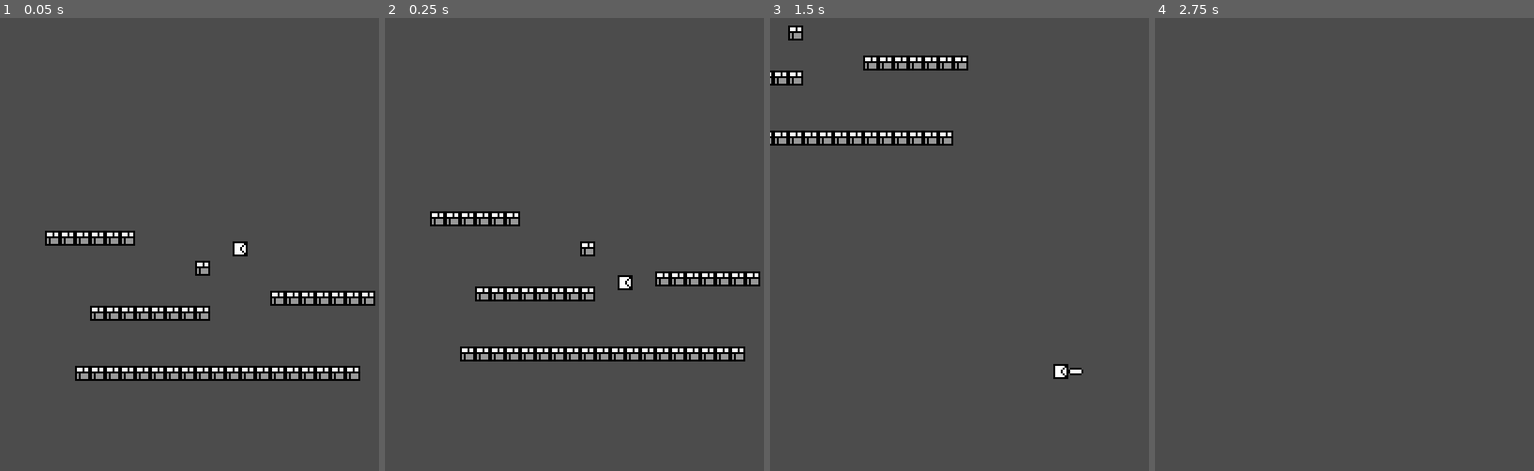
Above: before the commit, frames 1-4 (left to right).
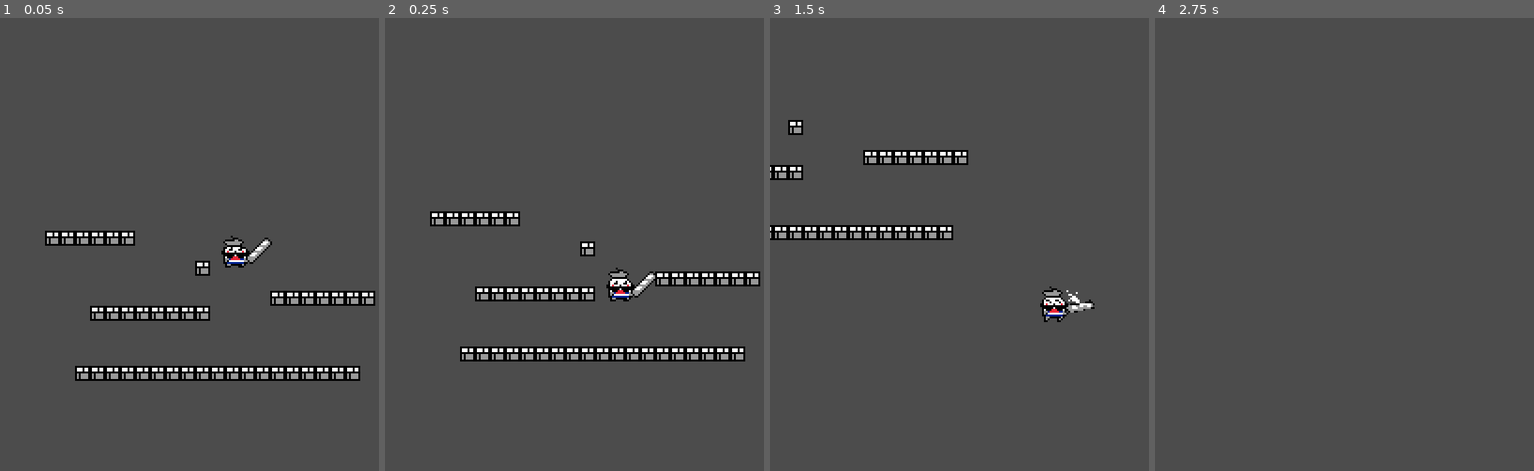
Above: after the commit, the same moments.

Repository: veevoy/Revolution
Game: Godot game, scene res://World.tscn
Two runs of this game, one before a commit and one after it. Both use one fixed random seed, a clock stepped at 60 frames per second and the inputs below.
Inputs:
- Up to frame 1 (0.05 s): no input
- Up to frame 2 (0.25 s): no input
- Up to frame 3 (1.5 s): hold Space (attack) 0.53-1.28 s; hold Right (ui_right) from 0.53 s (still down); tap Up (ui_up) at 0.77 s; tap Space (attack) at 1.35 s
- Up to frame 4 (2.75 s): tap Up (ui_up) at 1.52 s; release Right (ui_right) at 2.03 s; hold Left (ui_left) from 2.03 s (still down); hold Space (attack) from 2.03 s (still down)

The runs differ from the first frame. In frame 1, 0.5% of the frame differs, in the area x 58-72%, y 48-56%; in frame 2, 0.5%; in frame 3, 6.6%, in the area x 0-86%, y 1-80%; in frame 4, nothing differs.

Commit message:
Imported and setup the asset in the Godot game

Diff:
--- a/Player.gd
+++ b/Player.gd
@@ -12,16 +12,22 @@
 var velocity = Vector2()
 
 onready var my_sprite = $AnimatedSprite
+onready var my_collision = $CollisionShape2D
 onready var coy_timer = $CoyoteTimer
 onready var pre_timer = $PreemptiveTimer
 
 onready var baguette = $Baguette
-onready var baguette_sprite = $Baguette/Sprite
 onready var baguette_collision = $Baguette/CollisionShape2D
 onready var baguette_timer = $Baguette/AttackTimer
 
-func _ready():
-	baguette_timer.connect("timeout", self, "_on_BaguetteTimer_timeout")
+enum Weapon {
+	TRADITION,
+	SESAME,
+	FRENCH
+}
+
+var weapon = Weapon.TRADITION
+var attacking = false
 
 func check_jump(impulse, prev_velocity):
 	if Input.is_action_just_pressed("ui_up"): # or is_on_wall() to add wall jumps
@@ -50,12 +56,12 @@
 
 		if input_vector.x > 0:
 			my_sprite.scale.x = 1
-			baguette.position.x = 8
-			baguette_sprite.scale.x = 1
+			baguette.position.x = 10
+			my_collision.position.x = -2.5
 		elif input_vector.x < 0:
 			my_sprite.scale.x = -1
-			baguette.position.x = -8
-			baguette_sprite.scale.x = -1
+			baguette.position.x = -10
+			my_collision.position.x = 2.5
 
 	else:
 		velocity.x = move_toward(velocity.x, 0, FRICTION * delta)
@@ -63,13 +69,23 @@
 
 	velocity = move_and_slide(velocity, Vector2.UP)
 
+func set_animation(name):
+	match weapon:
+		Weapon.TRADITION:
+			my_sprite.play("Tradition"+name)
+		Weapon.SESAME:
+			my_sprite.play("Sesame"+name)
+		Weapon.FRENCH:
+			my_sprite.play("French"+name)
 
 func _unhandled_input(event):
 	if event.is_action_pressed("attack"):
-		baguette_timer.start()
-		baguette_sprite.visible = true
+		attacking = true
+		set_animation("Attack")
 		baguette_collision.disabled = false
 
-func _on_BaguetteTimer_timeout():
-	baguette_sprite.visible = false
-	baguette_collision.disabled = true
+
+func _on_AnimatedSprite_animation_finished():
+	if attacking:
+		set_animation("Idle")
+		baguette_collision.disabled = true
--- a/Player.tscn
+++ b/Player.tscn
@@ -1,11 +1,316 @@
-[gd_scene load_steps=7 format=2]
+[gd_scene load_steps=78 format=2]
 
 [ext_resource path="res://assets/placeholder char.png" type="Texture" id=1]
 [ext_resource path="res://Player.gd" type="Script" id=2]
-[ext_resource path="res://assets/placeholder baguette.png" type="Texture" id=3]
+[ext_resource path="res://Sprites/MainCharacter/WithBaguetteTradition/Attack/MainChar_WithBaguetteTradition_Attack-Sheet.png" type="Texture" id=4]
+[ext_resource path="res://Sprites/MainCharacter/WithBaguetteSesame/Attack/MainChar_WithBaguetteSesame_Attack-Sheet.png" type="Texture" id=5]
+[ext_resource path="res://Sprites/MainCharacter/WithBaguetteTradition/Idle/MainChar_WithBaguetteTradition_Idle-Sheet.png" type="Texture" id=6]
+[ext_resource path="res://Sprites/MainCharacter/WithBaguetteSesame/Idle/MainChar_WithBaguetteSesame_Idle-Sheet.png" type="Texture" id=7]
+[ext_resource path="res://Sprites/MainCharacter/withBaguetteFrancaise/Idle/MainChar_WithBaguetteFrancaise_Idle-Sheet.png" type="Texture" id=8]
+[ext_resource path="res://Sprites/MainCharacter/WithBaguetteTradition/Walk/MainChar_WithBaguetteTradition_Walk.aseprite-Sheet.png" type="Texture" id=9]
+[ext_resource path="res://Sprites/MainCharacter/WithBaguetteSesame/Walk/MainChar_WithBaguetteSesame_Walk.aseprite-Sheet.png" type="Texture" id=10]
+[ext_resource path="res://Sprites/MainCharacter/withBaguetteFrancaise/Walk/MainChar_WithBaguetteFrancaise_Walk.aseprite-Sheet.png" type="Texture" id=11]
+[ext_resource path="res://Sprites/MainCharacter/withBaguetteFrancaise/Attack/MainChar_WithBaguetteFrancaise_Attack-Sheet.png" type="Texture" id=12]
+
+[sub_resource type="AtlasTexture" id=11]
+atlas = ExtResource( 12 )
+region = Rect2( 0, 0, 40, 32 )
+
+[sub_resource type="AtlasTexture" id=12]
+atlas = ExtResource( 12 )
+region = Rect2( 40, 0, 40, 32 )
+
+[sub_resource type="AtlasTexture" id=13]
+atlas = ExtResource( 12 )
+region = Rect2( 80, 0, 40, 32 )
+
+[sub_resource type="AtlasTexture" id=14]
+atlas = ExtResource( 12 )
+region = Rect2( 120, 0, 40, 32 )
+
+[sub_resource type="AtlasTexture" id=15]
+atlas = ExtResource( 12 )
+region = Rect2( 160, 0, 40, 32 )
+
+[sub_resource type="AtlasTexture" id=16]
+atlas = ExtResource( 12 )
+region = Rect2( 200, 0, 40, 32 )
+
+[sub_resource type="AtlasTexture" id=17]
+atlas = ExtResource( 12 )
+region = Rect2( 240, 0, 40, 32 )
+
+[sub_resource type="AtlasTexture" id=18]
+atlas = ExtResource( 8 )
+region = Rect2( 0, 0, 40, 32 )
+
+[sub_resource type="AtlasTexture" id=19]
+atlas = ExtResource( 8 )
+region = Rect2( 40, 0, 40, 32 )
+
+[sub_resource type="AtlasTexture" id=20]
+atlas = ExtResource( 8 )
+region = Rect2( 80, 0, 40, 32 )
+
+[sub_resource type="AtlasTexture" id=21]
+atlas = ExtResource( 8 )
+region = Rect2( 120, 0, 40, 32 )
+
+[sub_resource type="AtlasTexture" id=22]
+atlas = ExtResource( 8 )
+region = Rect2( 160, 0, 40, 32 )
+
+[sub_resource type="AtlasTexture" id=23]
+atlas = ExtResource( 8 )
+region = Rect2( 200, 0, 40, 32 )
+
+[sub_resource type="AtlasTexture" id=24]
+atlas = ExtResource( 8 )
+region = Rect2( 240, 0, 40, 32 )
+
+[sub_resource type="AtlasTexture" id=25]
+atlas = ExtResource( 8 )
+region = Rect2( 280, 0, 40, 32 )
+
+[sub_resource type="AtlasTexture" id=26]
+atlas = ExtResource( 8 )
+region = Rect2( 320, 0, 40, 32 )
+
+[sub_resource type="AtlasTexture" id=27]
+atlas = ExtResource( 11 )
+region = Rect2( 0, 0, 40, 32 )
+
+[sub_resource type="AtlasTexture" id=28]
+atlas = ExtResource( 11 )
+region = Rect2( 40, 0, 40, 32 )
+
+[sub_resource type="AtlasTexture" id=29]
+atlas = ExtResource( 11 )
+region = Rect2( 80, 0, 40, 32 )
+
+[sub_resource type="AtlasTexture" id=30]
+atlas = ExtResource( 11 )
+region = Rect2( 120, 0, 40, 32 )
+
+[sub_resource type="AtlasTexture" id=31]
+atlas = ExtResource( 11 )
+region = Rect2( 160, 0, 40, 32 )
+
+[sub_resource type="AtlasTexture" id=32]
+atlas = ExtResource( 5 )
+region = Rect2( 0, 0, 40, 32 )
+
+[sub_resource type="AtlasTexture" id=33]
+atlas = ExtResource( 5 )
+region = Rect2( 40, 0, 40, 32 )
+
+[sub_resource type="AtlasTexture" id=34]
+atlas = ExtResource( 5 )
+region = Rect2( 80, 0, 40, 32 )
+
+[sub_resource type="AtlasTexture" id=35]
+atlas = ExtResource( 5 )
+region = Rect2( 120, 0, 40, 32 )
+
+[sub_resource type="AtlasTexture" id=36]
+atlas = ExtResource( 5 )
+region = Rect2( 160, 0, 40, 32 )
+
+[sub_resource type="AtlasTexture" id=37]
+atlas = ExtResource( 5 )
+region = Rect2( 200, 0, 40, 32 )
+
+[sub_resource type="AtlasTexture" id=38]
+atlas = ExtResource( 5 )
+region = Rect2( 240, 0, 40, 32 )
+
+[sub_resource type="AtlasTexture" id=39]
+atlas = ExtResource( 7 )
+region = Rect2( 0, 0, 40, 32 )
+
+[sub_resource type="AtlasTexture" id=40]
+atlas = ExtResource( 7 )
+region = Rect2( 40, 0, 40, 32 )
+
+[sub_resource type="AtlasTexture" id=41]
+atlas = ExtResource( 7 )
+region = Rect2( 80, 0, 40, 32 )
+
+[sub_resource type="AtlasTexture" id=42]
+atlas = ExtResource( 7 )
+region = Rect2( 120, 0, 40, 32 )
+
+[sub_resource type="AtlasTexture" id=43]
+atlas = ExtResource( 7 )
+region = Rect2( 160, 0, 40, 32 )
+
+[sub_resource type="AtlasTexture" id=44]
+atlas = ExtResource( 7 )
+region = Rect2( 200, 0, 40, 32 )
+
+[sub_resource type="AtlasTexture" id=45]
+atlas = ExtResource( 7 )
+region = Rect2( 240, 0, 40, 32 )
+
+[sub_resource type="AtlasTexture" id=46]
+atlas = ExtResource( 7 )
+region = Rect2( 280, 0, 40, 32 )
+
+[sub_resource type="AtlasTexture" id=47]
+atlas = ExtResource( 7 )
+region = Rect2( 320, 0, 40, 32 )
+
+[sub_resource type="AtlasTexture" id=48]
+atlas = ExtResource( 10 )
+region = Rect2( 0, 0, 40, 32 )
+
+[sub_resource type="AtlasTexture" id=49]
+atlas = ExtResource( 10 )
+region = Rect2( 40, 0, 40, 32 )
+
+[sub_resource type="AtlasTexture" id=50]
+atlas = ExtResource( 10 )
+region = Rect2( 80, 0, 40, 32 )
+
+[sub_resource type="AtlasTexture" id=51]
+atlas = ExtResource( 10 )
+region = Rect2( 120, 0, 40, 32 )
+
+[sub_resource type="AtlasTexture" id=52]
+atlas = ExtResource( 10 )
+region = Rect2( 160, 0, 40, 32 )
+
+[sub_resource type="AtlasTexture" id=4]
+atlas = ExtResource( 4 )
+region = Rect2( 0, 0, 40, 32 )
+
+[sub_resource type="AtlasTexture" id=5]
+atlas = ExtResource( 4 )
+region = Rect2( 40, 0, 40, 32 )
+
+[sub_resource type="AtlasTexture" id=6]
+atlas = ExtResource( 4 )
+region = Rect2( 80, 0, 40, 32 )
+
+[sub_resource type="AtlasTexture" id=7]
+atlas = ExtResource( 4 )
+region = Rect2( 120, 0, 40, 32 )
+
+[sub_resource type="AtlasTexture" id=8]
+atlas = ExtResource( 4 )
+region = Rect2( 160, 0, 40, 32 )
+
+[sub_resource type="AtlasTexture" id=9]
+atlas = ExtResource( 4 )
+region = Rect2( 200, 0, 40, 32 )
+
+[sub_resource type="AtlasTexture" id=10]
+atlas = ExtResource( 4 )
+region = Rect2( 240, 0, 40, 32 )
+
+[sub_resource type="AtlasTexture" id=53]
+atlas = ExtResource( 6 )
+region = Rect2( 0, 0, 40, 32 )
+
+[sub_resource type="AtlasTexture" id=54]
+atlas = ExtResource( 6 )
+region = Rect2( 40, 0, 40, 32 )
+
+[sub_resource type="AtlasTexture" id=55]
+atlas = ExtResource( 6 )
+region = Rect2( 80, 0, 40, 32 )
+
+[sub_resource type="AtlasTexture" id=56]
+atlas = ExtResource( 6 )
+region = Rect2( 120, 0, 40, 32 )
+
+[sub_resource type="AtlasTexture" id=57]
+atlas = ExtResource( 6 )
+region = Rect2( 160, 0, 40, 32 )
+
+[sub_resource type="AtlasTexture" id=58]
+atlas = ExtResource( 6 )
+region = Rect2( 200, 0, 40, 32 )
+
+[sub_resource type="AtlasTexture" id=59]
+atlas = ExtResource( 6 )
+region = Rect2( 240, 0, 40, 32 )
+
+[sub_resource type="AtlasTexture" id=60]
+atlas = ExtResource( 6 )
+region = Rect2( 280, 0, 40, 32 )
+
+[sub_resource type="AtlasTexture" id=61]
+atlas = ExtResource( 6 )
+region = Rect2( 320, 0, 40, 32 )
+
+[sub_resource type="AtlasTexture" id=62]
+atlas = ExtResource( 9 )
+region = Rect2( 0, 0, 40, 32 )
+
+[sub_resource type="AtlasTexture" id=63]
+atlas = ExtResource( 9 )
+region = Rect2( 40, 0, 40, 32 )
+
+[sub_resource type="AtlasTexture" id=64]
+atlas = ExtResource( 9 )
+region = Rect2( 80, 0, 40, 32 )
+
+[sub_resource type="AtlasTexture" id=65]
+atlas = ExtResource( 9 )
+region = Rect2( 120, 0, 40, 32 )
+
+[sub_resource type="AtlasTexture" id=66]
+atlas = ExtResource( 9 )
+region = Rect2( 160, 0, 40, 32 )
 
 [sub_resource type="SpriteFrames" id=1]
 animations = [ {
+"frames": [ SubResource( 11 ), SubResource( 12 ), SubResource( 13 ), SubResource( 14 ), SubResource( 15 ), SubResource( 16 ), SubResource( 17 ) ],
+"loop": false,
+"name": "FrenchAttack",
+"speed": 20.0
+}, {
+"frames": [ SubResource( 18 ), SubResource( 19 ), SubResource( 20 ), SubResource( 21 ), SubResource( 22 ), SubResource( 23 ), SubResource( 24 ), SubResource( 25 ), SubResource( 26 ) ],
+"loop": true,
+"name": "FrenchIdle",
+"speed": 5.0
+}, {
+"frames": [ SubResource( 27 ), SubResource( 28 ), SubResource( 29 ), SubResource( 30 ), SubResource( 31 ) ],
+"loop": true,
+"name": "FrenchWalk",
+"speed": 10.0
+}, {
+"frames": [ SubResource( 32 ), SubResource( 33 ), SubResource( 34 ), SubResource( 35 ), SubResource( 36 ), SubResource( 37 ), SubResource( 38 ) ],
+"loop": false,
+"name": "SesameAttack",
+"speed": 20.0
+}, {
+"frames": [ SubResource( 39 ), SubResource( 40 ), SubResource( 41 ), SubResource( 42 ), SubResource( 43 ), SubResource( 44 ), SubResource( 45 ), SubResource( 46 ), SubResource( 47 ) ],
+"loop": true,
+"name": "SesameIdle",
+"speed": 5.0
+}, {
+"frames": [ SubResource( 48 ), SubResource( 49 ), SubResource( 50 ), SubResource( 51 ), SubResource( 52 ) ],
+"loop": true,
+"name": "SesameWalk",
+"speed": 10.0
+}, {
+"frames": [ SubResource( 4 ), SubResource( 5 ), SubResource( 6 ), SubResource( 7 ), SubResource( 8 ), SubResource( 9 ), SubResource( 10 ) ],
+"loop": false,
+"name": "TraditionAttack",
+"speed": 20.0
+}, {
+"frames": [ SubResource( 53 ), SubResource( 54 ), SubResource( 55 ), SubResource( 56 ), SubResource( 57 ), SubResource( 58 ), SubResource( 59 ), SubResource( 60 ), SubResource( 61 ) ],
+"loop": true,
+"name": "TraditionIdle",
+"speed": 5.0
+}, {
+"frames": [ SubResource( 62 ), SubResource( 63 ), SubResource( 64 ), SubResource( 65 ), SubResource( 66 ) ],
+"loop": true,
+"name": "TraditionWalk",
+"speed": 10.0
+}, {
 "frames": [ ExtResource( 1 ) ],
 "loop": true,
 "name": "default",
@@ -13,19 +318,22 @@
 } ]
 
 [sub_resource type="RectangleShape2D" id=2]
-extents = Vector2( 3, 3.5 )
+extents = Vector2( 5.5, 5.5 )
 
 [sub_resource type="RectangleShape2D" id=3]
-extents = Vector2( 4, 2 )
+extents = Vector2( 6.5, 6 )
 
 [node name="Player" type="KinematicBody2D"]
 script = ExtResource( 2 )
 
 [node name="AnimatedSprite" type="AnimatedSprite" parent="."]
 frames = SubResource( 1 )
+animation = "TraditionIdle"
+frame = 4
+playing = true
 
 [node name="CollisionShape2D" type="CollisionShape2D" parent="."]
-position = Vector2( 0, 0.5 )
+position = Vector2( -2.5, 4.5 )
 shape = SubResource( 2 )
 
 [node name="CoyoteTimer" type="Timer" parent="."]
@@ -37,18 +345,13 @@
 one_shot = true
 
 [node name="Baguette" type="Area2D" parent="."]
-position = Vector2( 8, 0 )
+position = Vector2( 10, 0 )
 collision_layer = 0
 collision_mask = 4
 
-[node name="Sprite" type="Sprite" parent="Baguette"]
-visible = false
-texture = ExtResource( 3 )
-
 [node name="CollisionShape2D" type="CollisionShape2D" parent="Baguette"]
+position = Vector2( 0.5, 0 )
 shape = SubResource( 3 )
 disabled = true
 
-[node name="AttackTimer" type="Timer" parent="Baguette"]
-wait_time = 0.5
-one_shot = true
+[connection signal="animation_finished" from="AnimatedSprite" to="." method="_on_AnimatedSprite_animation_finished"]
Not shown, added: Sprites/Buildings/Blue_Building_1.png.import
Not shown, added: Sprites/Buildings/Red_Building_1 .png.import
Not shown, added: Sprites/Items/Item_BaguetteFrancaise_FixedSprite.png.import
Not shown, added: Sprites/Items/Item_BaguetteSesame_FixedSprite.png.import
Not shown, added: Sprites/Items/Item_BaguetteTradition_FixedSprite.png.import
Not shown, added: Sprites/MainCharacter/WithBaguetteSesame/Attack/MainChar_WithBaguetteSesame_Attack-Sheet.png.import
Not shown, added: Sprites/MainCharacter/WithBaguetteSesame/Idle/MainChar_WithBaguetteSesame_Idle-Sheet.png.import
Not shown, added: Sprites/MainCharacter/WithBaguetteSesame/MainChar_WithBaguetteSesame_FixedSprite.png.import
Not shown, added: Sprites/MainCharacter/WithBaguetteSesame/Walk/MainChar_WithBaguetteSesame_Walk.aseprite-Sheet.png.import
Not shown, added: Sprites/MainCharacter/WithBaguetteTradition/Attack/MainChar_WithBaguetteTradition_Attack-Sheet.png.import
Not shown, added: Sprites/MainCharacter/WithBaguetteTradition/Idle/MainChar_WithBaguetteTradition_Idle-Sheet.png.import
Not shown, added: Sprites/MainCharacter/WithBaguetteTradition/MainChar_WithBaguetteTradition_FixedSprite.png.import
(and 21 more such lines)
